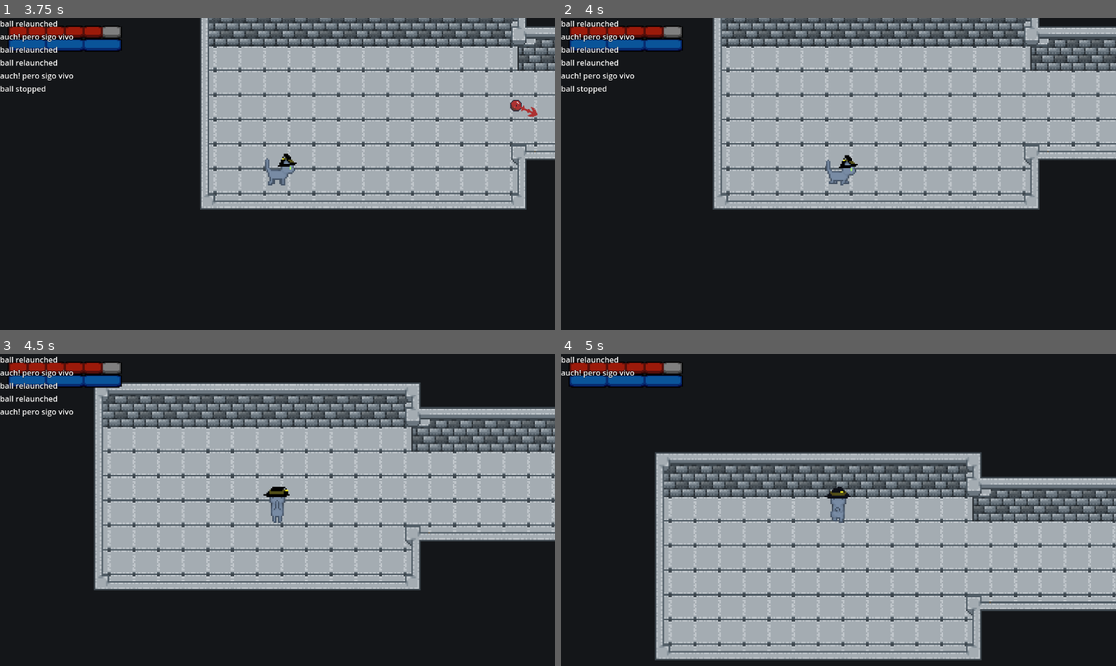
Above: before the commit, frames 1-4 (two rows, left to right).
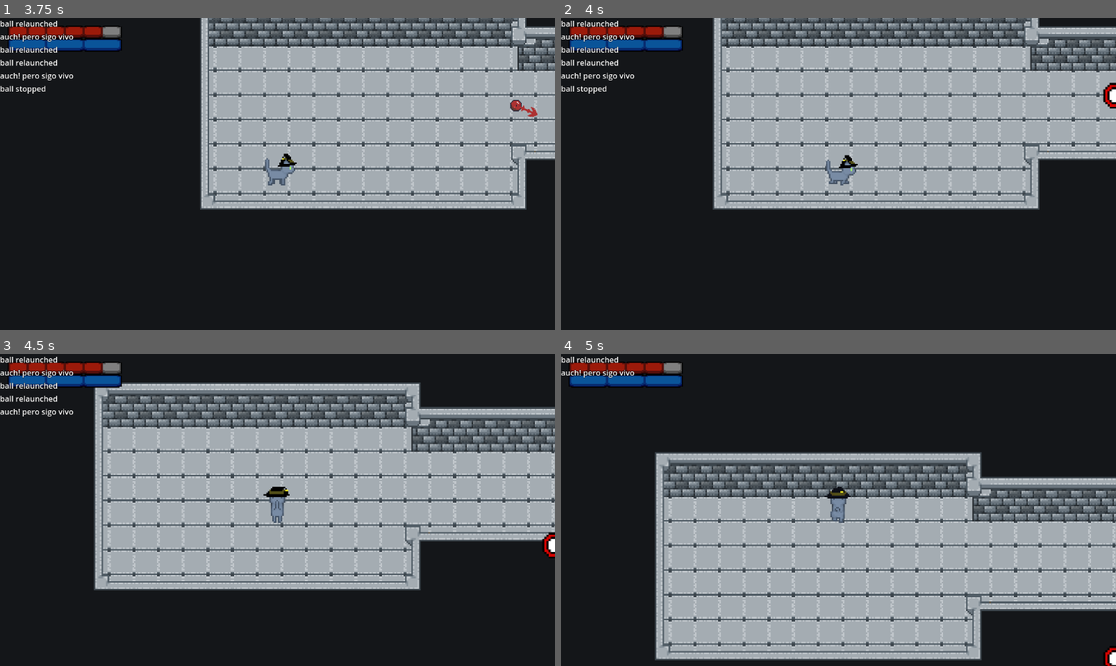
Above: after the commit, the same moments.

Repository: pablocoop/CC5408-Proyecto
Game: Godot game, scene res://ui/main_menu.tscn
Two runs of this game, one before a commit and one after it. Both use one fixed random seed, a clock stepped at 60 frames per second and the inputs below.
Inputs (mouse positions are in pixels of both pictures, inside the frame that each line leads up to):
- Up to frame 1 (3.75 s): click "Start" at 0.5 s; click "Level 1" at 1.25 s; tap Enter at 2 s; move the mouse to (399, 158) at 2.02 s; hold D (move_right) 2.03-2.78 s; tap Space (attack) at 2.1, 3.6 s; move the mouse to (166, 189) at 2.77 s; hold S (move_down) 2.78-3.53 s; right-click (166, 189) at 2.85 s; move the mouse to (333, 105) at 3.52 s; hold D (move_right) from 3.53 s (still down)
- Up to frame 2 (4 s): keep holding D (move_right)
- Up to frame 3 (4.5 s): move the mouse to (249, 572) at 4.27 s; release D (move_right) at 4.28 s; hold W (move_up) from 4.28 s (still down); right-click (249, 572) at 4.35 s
- Up to frame 4 (5 s): keep holding W (move_up)

Frame 1 is identical in both runs. In frame 2, 0.2% of the frame differs, in the area x 97-100%, y 20-30%; in frame 3, 0.2%; in frame 4, 0.1%.

Commit message:
feat(ball): implement marker pointer for ball

Diff:
--- /dev/null
+++ b/scenes/BallMarker.tscn
@@ -0,0 +1,20 @@
+[gd_scene load_steps=2 format=3 uid="uid://c0gvoyq51kj40"]
+
+[ext_resource type="Script" uid="uid://df1x1e4s2vlcv" path="res://scenes/ball_marker.gd" id="1_qhc0k"]
+
+[node name="BallMarker" type="Control"]
+layout_mode = 3
+anchors_preset = 15
+anchor_right = 1.0
+anchor_bottom = 1.0
+grow_horizontal = 2
+grow_vertical = 2
+script = ExtResource("1_qhc0k")
+
+[node name="TextureRect" type="TextureRect" parent="."]
+layout_mode = 0
+offset_left = -15.0
+offset_top = -15.0
+offset_right = 15.0
+offset_bottom = 15.0
+expand_mode = 1
--- /dev/null
+++ b/scenes/OffScreenMarker.tscn
@@ -0,0 +1,11 @@
+[gd_scene load_steps=3 format=3 uid="uid://kqufjwvqcixd"]
+
+[ext_resource type="Texture2D" uid="uid://gnln2p1mx3uj" path="res://assets/assets ui/pointerball.png" id="1_enh31"]
+[ext_resource type="Script" uid="uid://bfjw8r67bluix" path="res://scenes/off_screen_marker.gd" id="1_oqyvr"]
+
+[node name="OffScreenMarker" type="Node2D"]
+script = ExtResource("1_oqyvr")
+
+[node name="sprite_pointer" type="Sprite2D" parent="."]
+scale = Vector2(1.5, 1.5)
+texture = ExtResource("1_enh31")
--- a/scenes/ball.tscn
+++ b/scenes/ball.tscn
@@ -1,10 +1,11 @@
-[gd_scene load_steps=11 format=3 uid="uid://dfau8rmohhg3e"]
+[gd_scene load_steps=12 format=3 uid="uid://dfau8rmohhg3e"]
 
 [ext_resource type="Script" uid="uid://cy7qoi8yfe5a0" path="res://scenes/ball.gd" id="1_4dx81"]
 [ext_resource type="Texture2D" uid="uid://csdnj5ytg5vdj" path="res://assets/BallGuy/ballguy fixed.png" id="2_f7cbr"]
 [ext_resource type="Script" uid="uid://bo7j00nia4cku" path="res://components/hurtbox.gd" id="4_4dx81"]
 [ext_resource type="Script" uid="uid://cpdtcih6dhwuq" path="res://components/hitbox.gd" id="4_eew57"]
 [ext_resource type="Script" uid="uid://b4biuqxkvk28o" path="res://components/health_component.gd" id="5_eew57"]
+[ext_resource type="PackedScene" uid="uid://kqufjwvqcixd" path="res://scenes/OffScreenMarker.tscn" id="7_fwo8l"]
 [ext_resource type="Texture2D" uid="uid://c2fdntw4me3ir" path="res://assets/Arrow.png" id="7_v8l5b"]
 
 [sub_resource type="PhysicsMaterial" id="PhysicsMaterial_4dx81"]
@@ -69,3 +70,5 @@
 position = Vector2(-5, 0)
 scale = Vector2(2, 2)
 texture = ExtResource("7_v8l5b")
+
+[node name="OffScreenMarker" parent="." instance=ExtResource("7_fwo8l")]
--- /dev/null
+++ b/scenes/ball_marker.gd
@@ -0,0 +1,51 @@
+extends Control
+
+@export var ball_node: Node2D
+@onready var texture_rect: TextureRect = $TextureRect
+
+const POINTERBALL = preload("res://assets/assets ui/pointerball.png")
+
+var camera_zoom
+
+func _ready() -> void:
+	camera_zoom = get_viewport().get_camera_2d().zoom
+
+func _process(delta) -> void:
+	if not is_instance_valid(ball_node): return
+
+	var ball_target_position = ball_node.global_position
+	if ball_target_position == Vector2.ZERO: return
+
+	var ball_target_screen_position = (ball_target_position - _get_camera_rect().position) * camera_zoom
+
+	if not _target_on_screen(ball_target_position):
+		texture_rect.texture = POINTERBALL
+		_set_screen_position(ball_target_screen_position)
+		_rotate_to_target(ball_target_position)
+
+
+
+func  _get_camera_rect() -> Rect2:
+	var pos = get_viewport().get_camera_2d().get_screen_center_position()
+	var screen_size = get_viewport_rect().size / camera_zoom
+
+	return Rect2(pos - screen_size / 2, screen_size)
+
+func _target_on_screen(target_position: Vector2) -> bool:
+	return _get_camera_rect().has_point(target_position)
+
+func _set_screen_position(screen_target_position: Vector2) -> void:
+	var screen_size = get_viewport_rect().size
+	var borderOffSet = 50
+	var target_position = screen_target_position
+
+	target_position.x = clamp(target_position.x, borderOffSet, screen_size.x - borderOffSet)
+	target_position.y = clamp(target_position.y, borderOffSet, screen_size.y - borderOffSet)
+
+	global_position = target_position
+
+func _rotate_to_target(target_position: Vector2) -> void:
+	var current_position = get_viewport().get_camera_2d().get_screen_center_position()
+	var direction = (target_position - current_position).normalized()
+
+	rotation = direction.angle()
--- /dev/null
+++ b/scenes/off_screen_marker.gd
@@ -0,0 +1,55 @@
+extends Node2D
+@onready var sprite_pointer: Sprite2D = $sprite_pointer
+
+var target_position = null
+
+# Called when the node enters the scene tree for the first time.
+func _ready() -> void:
+	pass # Replace with function body.
+
+# Called every frame. 'delta' is the elapsed time since the previous frame.
+func _process(delta: float) -> void:
+	var canvas = get_canvas_transform()
+	var top_left = -canvas.origin / canvas.get_scale()
+	var size = get_viewport_rect().size / canvas.get_scale()
+
+	_set_marker_position(Rect2(top_left, size))
+	_set_market_rotation()
+
+
+func _set_marker_position(bounds: Rect2):
+	if target_position == null:
+		sprite_pointer.global_position.x = clamp(global_position.x, bounds.position.x, bounds.end.x)
+		sprite_pointer.global_position.y = clamp(global_position.y, bounds.position.y, bounds.end.y)
+	else:
+		var displacement = global_position - target_position
+		var length
+		var tl = (bounds.position - target_position).angle()
+		var tr = (Vector2(bounds.end.x, bounds.position.y) - target_position).angle()
+		var bl = (Vector2(bounds.position.x, bounds.end.y) - target_position).angle()
+		var br = (bounds.end - target_position).angle()
+
+		if (displacement.angle() > tl && displacement.angle() < tr) \
+		|| (displacement.angle() < bl && displacement.angle() > br):
+			var y_length = clamp(displacement.y, bounds.position.y - target_position.y, \
+			bounds.end.y - target_position.y)
+
+			var angle = displacement.angle() - PI / 2.0
+			length = y_length / cos(angle) if cos(angle) != 0 else y_length
+		else:
+			var x_length = clamp(displacement.x, bounds.position.x - target_position.x, \
+			bounds.end.x - target_position.x)
+
+			var angle = displacement.angle()
+			length = x_length / cos(angle) if cos(angle) != 0 else x_length
+
+		sprite_pointer.global_position = Vector2(length, 0).rotated(displacement.angle()) + target_position
+
+	if bounds.has_point(global_position):
+		hide()
+	else:
+		show()
+
+func _set_market_rotation():
+	var angle = (global_position - sprite_pointer.global_position).angle()
+	sprite_pointer.global_rotation = angle
Binary file added: assets/assets ui/pointerball.png
Not shown, added: assets/assets ui/pointerball.png.import
Not shown, added: scenes/ball_marker.gd.uid
Not shown, added: scenes/off_screen_marker.gd.uid
Not shown, added: scenes/BallMarker.tscn8730742624.tmp
Not shown, added: scenes/BallMarker.tscn8978567433.tmp
